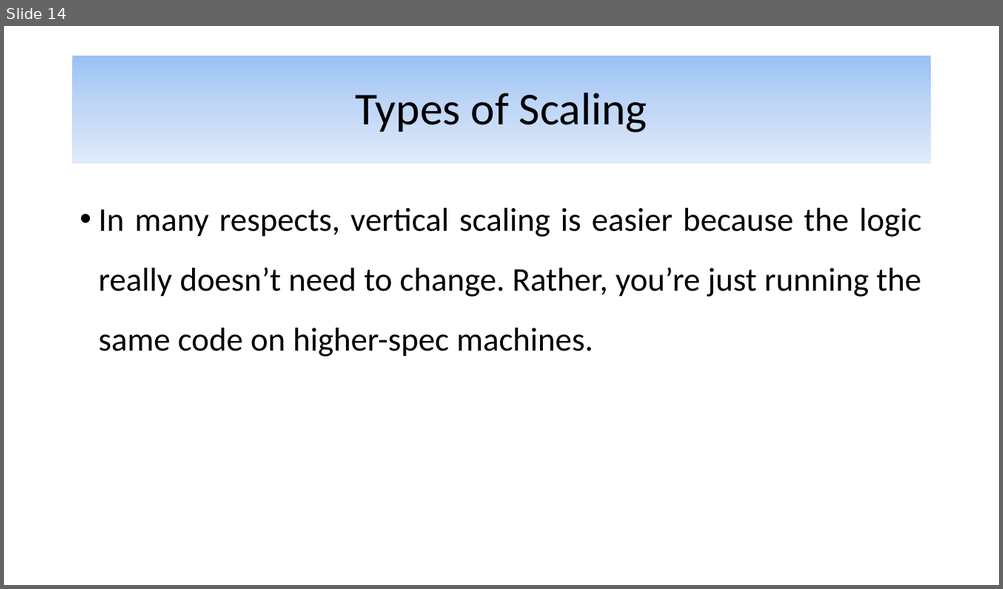
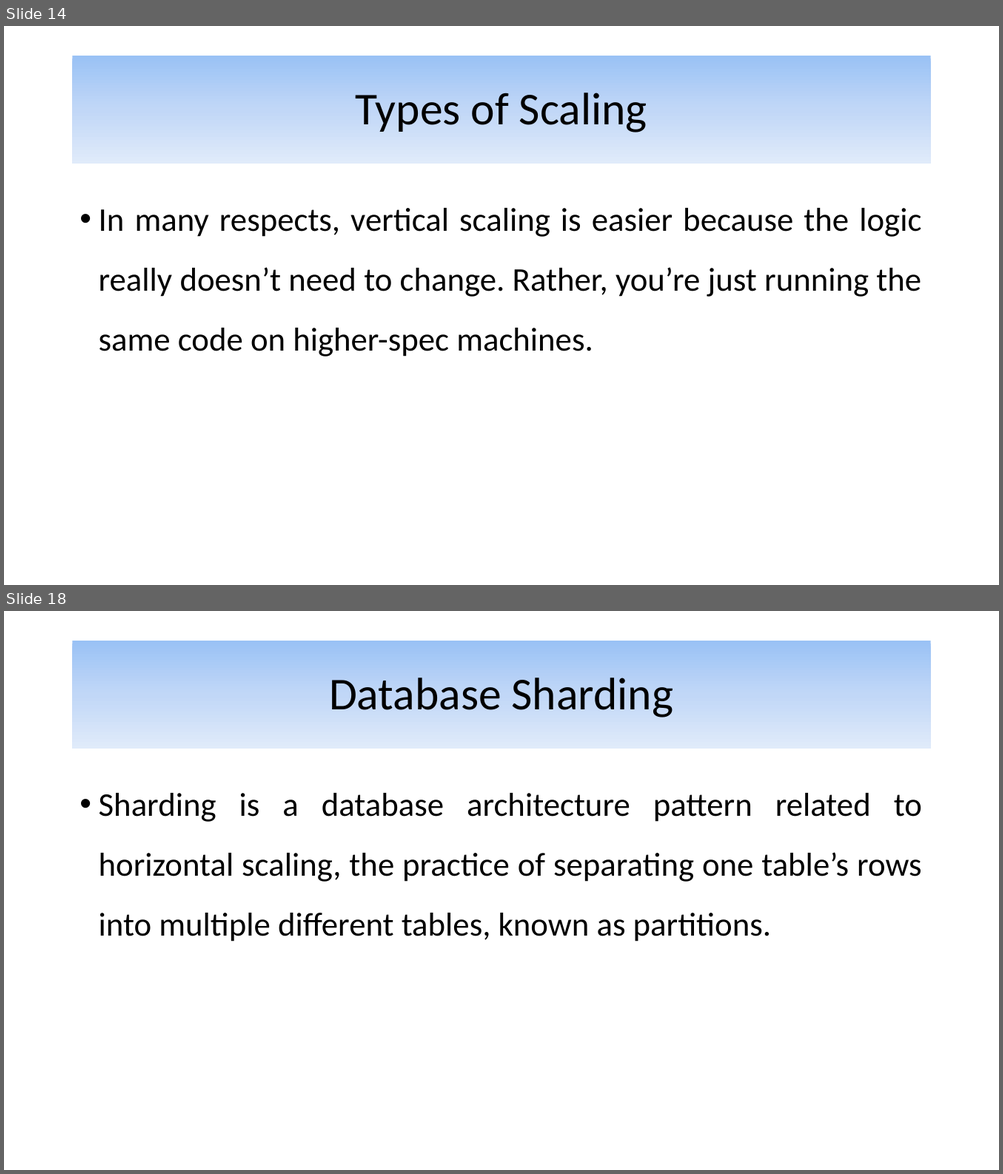
Before and after one commit to alijfri99/presentations, a slide deck: Advanced DBMS Presentation.pptx. Shown one above the other, each under a label of ours: slide 14 before the commit, slides 14 and 18 after it; the slides between them are not shown. The pictures are 1003x589 and 1003x1174 pixels, drawn with LibreOffice and Linux fonts; fonts in the diff are those of the drawing. Boxes give left, top, right and bottom in pixels: in the first picture for what was removed or moved away, otherwise in the second. Text is boxed around its words. In the diff, an @@ line names an element or a change of style, - is before the commit and + after.

Commit message:
Started the section on Database Sharding.

```diff
--- a/Advanced DBMS Presentation.pptx
+++ b/Advanced DBMS Presentation.pptx
@@ slide 18 added at [4,611,999,1170], background #FFFFFF @@
@@ title added at [73,641,930,749], fill gradient #9AC3F5 to #C2D8F8 to #E1EBFB, 44 pt, text #000000 @@
+Database Sharding
@@ text added at [99,793,922,942], 32 pt, text #000000 @@
+• Sharding is a database architecture pattern related to horizontal scaling, the practice of separating one table’s rows into multiple different tables, known as partitions.
```
Also in this commit, not shown: 8 other slides added.
